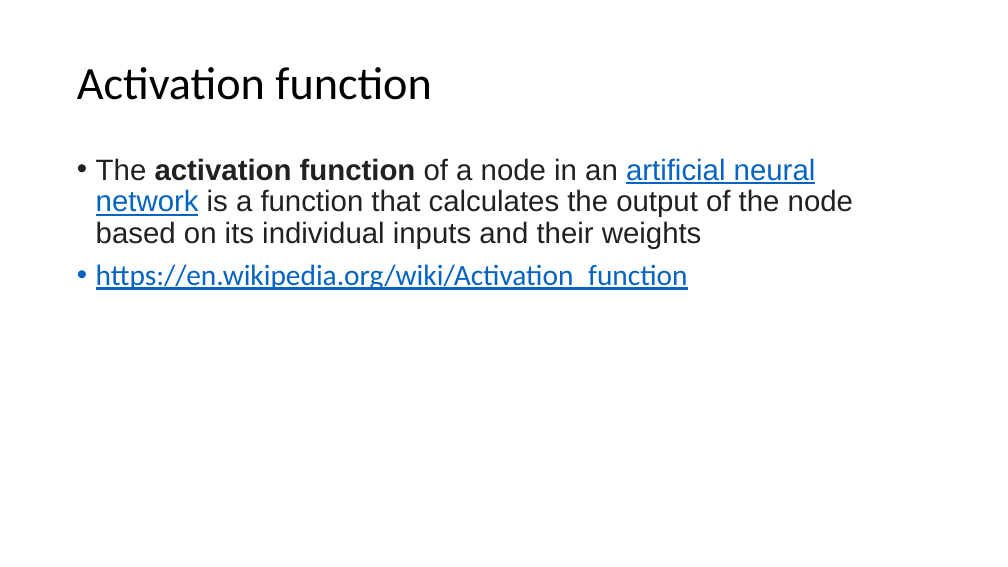
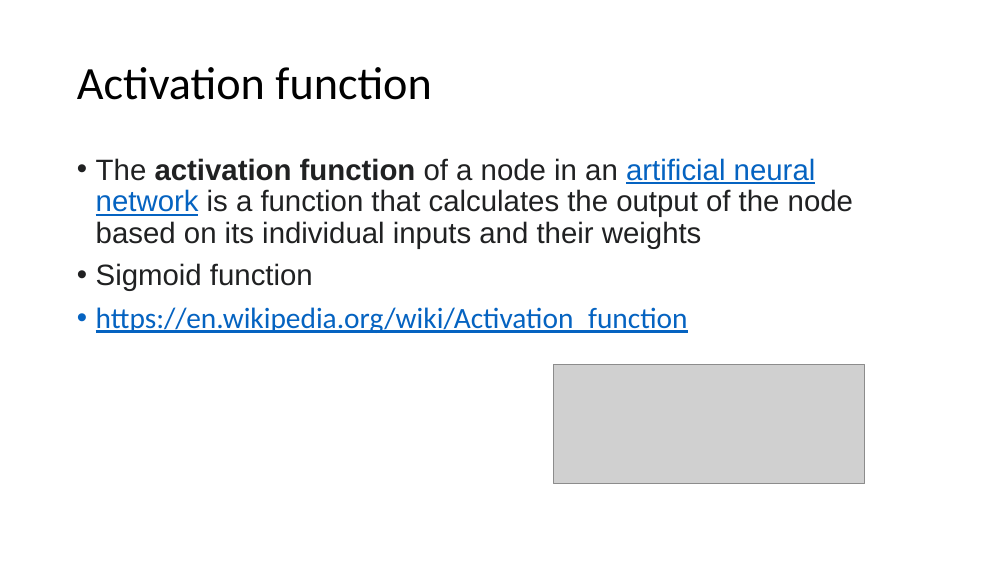
Before and after one commit to zasboth/tutorials, a slide deck: slide 7 of Neural networks/Neural Network Basics1.pptx (slide 6 before the commit). Drawn at 1008x567 pixels with LibreOffice and Linux fonts; fonts in the diff are those of the drawing; grey boxes stand for pictures. Boxes give left, top, right and bottom in pixels: in the first picture for what was removed or moved away, otherwise in the second. Text is boxed around its words. In the diff, an @@ line names an element or a change of style, - is before the commit and + after.

```diff
--- a/Neural networks/Neural Network Basics1.pptx
+++ b/Neural networks/Neural Network Basics1.pptx
@@ text at (96,263,313,291): paragraph added @@
+• Sigmoid function
@@ picture added at (554,364,865,484) @@
```
Also in this commit, not shown: 3 other slides changed, 5 slides added.
